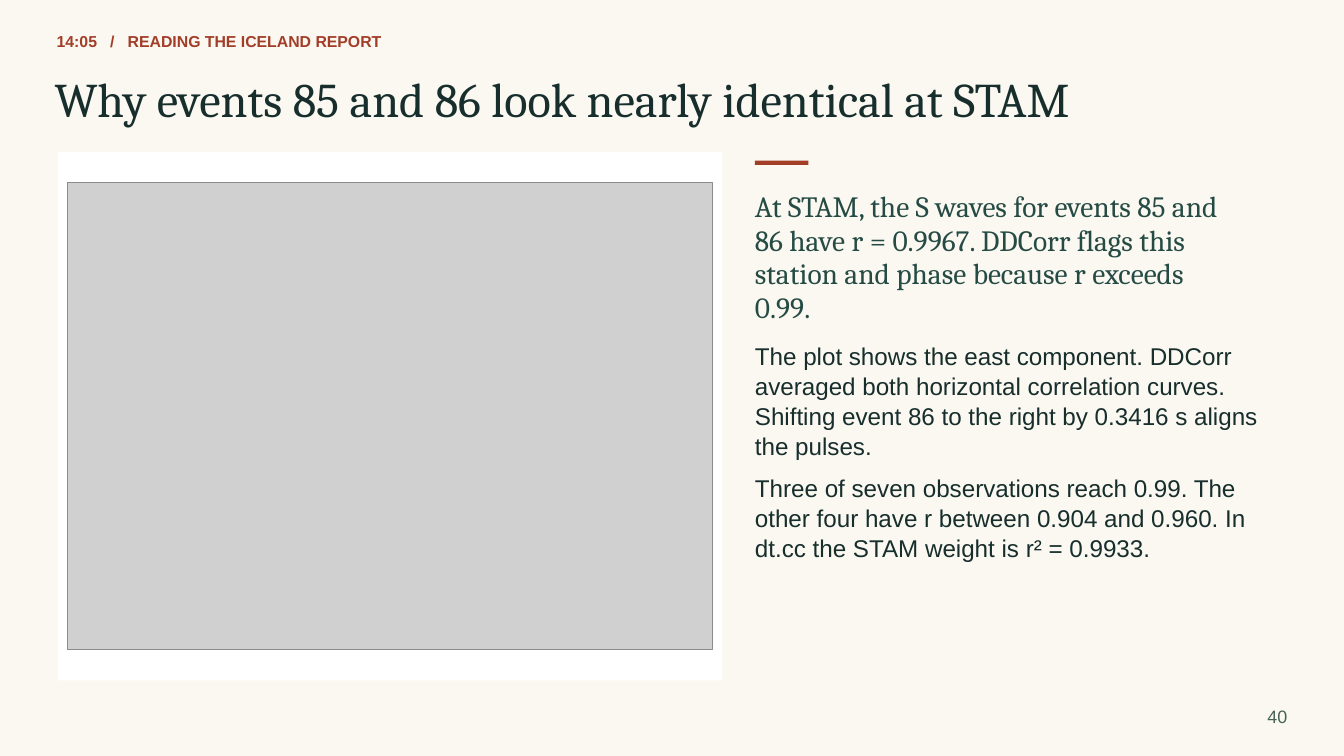
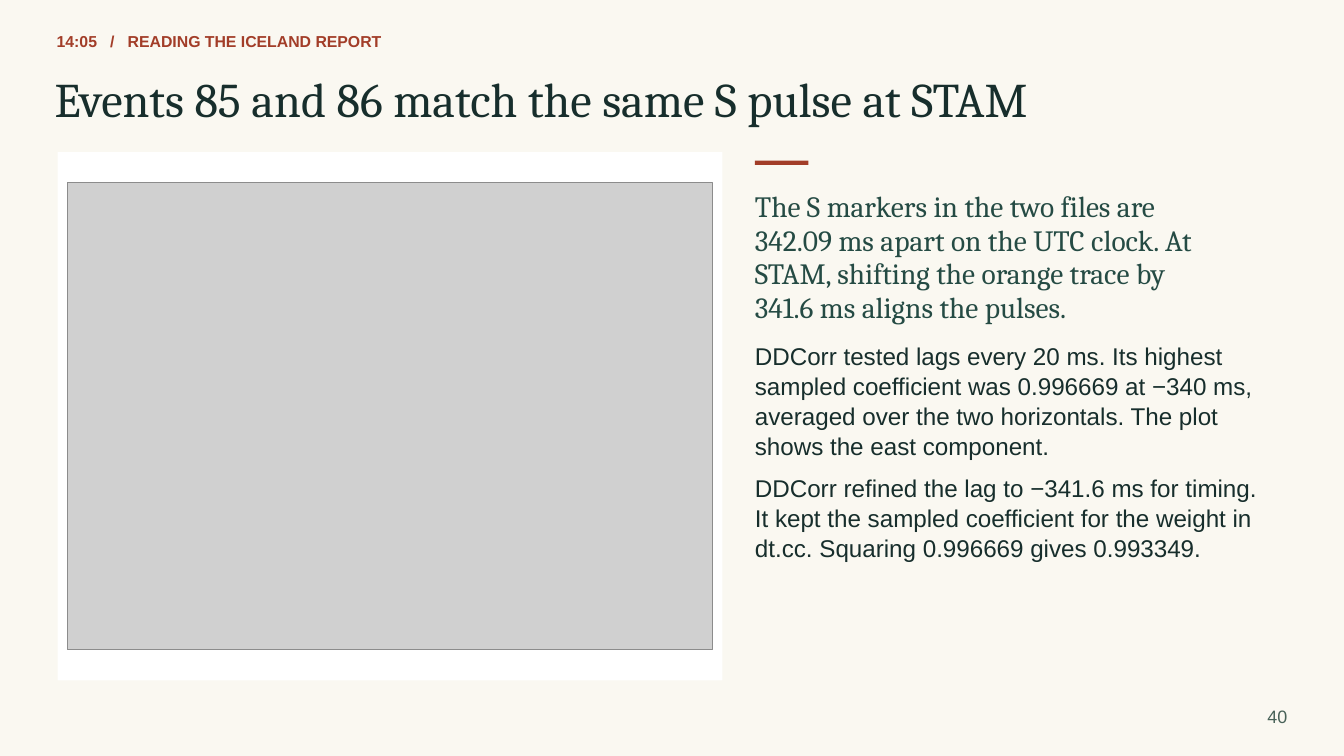
Before and after one commit to eliasrh/DDCorr.jl, a slide deck: slide 40 of teaching/DDCorr_minicourse.pptx. Drawn at 1344x756 pixels with LibreOffice and Linux fonts; fonts in the diff are those of the drawing; grey boxes stand for pictures. Boxes give left, top, right and bottom in pixels: in the first picture for what was removed or moved away, otherwise in the second. Text is boxed around its words. In the diff, an @@ line names an element or a change of style, - is before the commit and + after.

```diff
--- a/teaching/DDCorr_minicourse.pptx
+++ b/teaching/DDCorr_minicourse.pptx
@@ text at <box>55,83,1027,127</box>: text changed @@
-Why events 85 and 86 look nearly identical at STAM
+Events 85 and 86 match the same S pulse at STAM
@@ text at <box>755,196,1155,218</box>: text changed @@
-At STAM, the S waves for events 85 and
+The S markers in the two files are
@@ text at <box>755,230,1192,257</box>: text changed @@
-86 have r = 0.9967. DDCorr flags this
+342.09 ms apart on the UTC clock. At
@@ text at <box>755,263,1165,291</box>: text changed @@
-station and phase because r exceeds
+STAM, shifting the orange trace by
@@ text at <box>755,297,1066,325</box>: text changed @@
-0.99.
+341.6 ms aligns the pulses.
@@ text at <box>755,347,1222,370</box>: text changed @@
-The plot shows the east component. DDCorr
+DDCorr tested lags every 20 ms. Its highest
@@ text at <box>755,377,1252,400</box>: text changed @@
-averaged both horizontal correlation curves.
+sampled coefficient was 0.996669 at −340 ms,
@@ text at <box>755,407,1218,430</box>: text changed @@
-Shifting event 86 to the right by 0.3416 s aligns
+averaged over the two horizontals. The plot
@@ text at <box>755,437,1049,460</box>: text changed @@
-the pulses.
+shows the east component.
@@ text at <box>755,479,1256,502</box>: text changed @@
-Three of seven observations reach 0.99. The
+DDCorr refined the lag to −341.6 ms for timing.
@@ text at <box>755,509,1252,532</box>: text changed @@
-other four have r between 0.904 and 0.960. In
+It kept the sampled coefficient for the weight in
@@ text at <box>755,539,1200,562</box>: text changed @@
-dt.cc the STAM weight is r² = 0.9933.
+dt.cc. Squaring 0.996669 gives 0.993349.
```
Also in this commit, not shown: 1 slide added, 1 slide removed, 11 other files.
